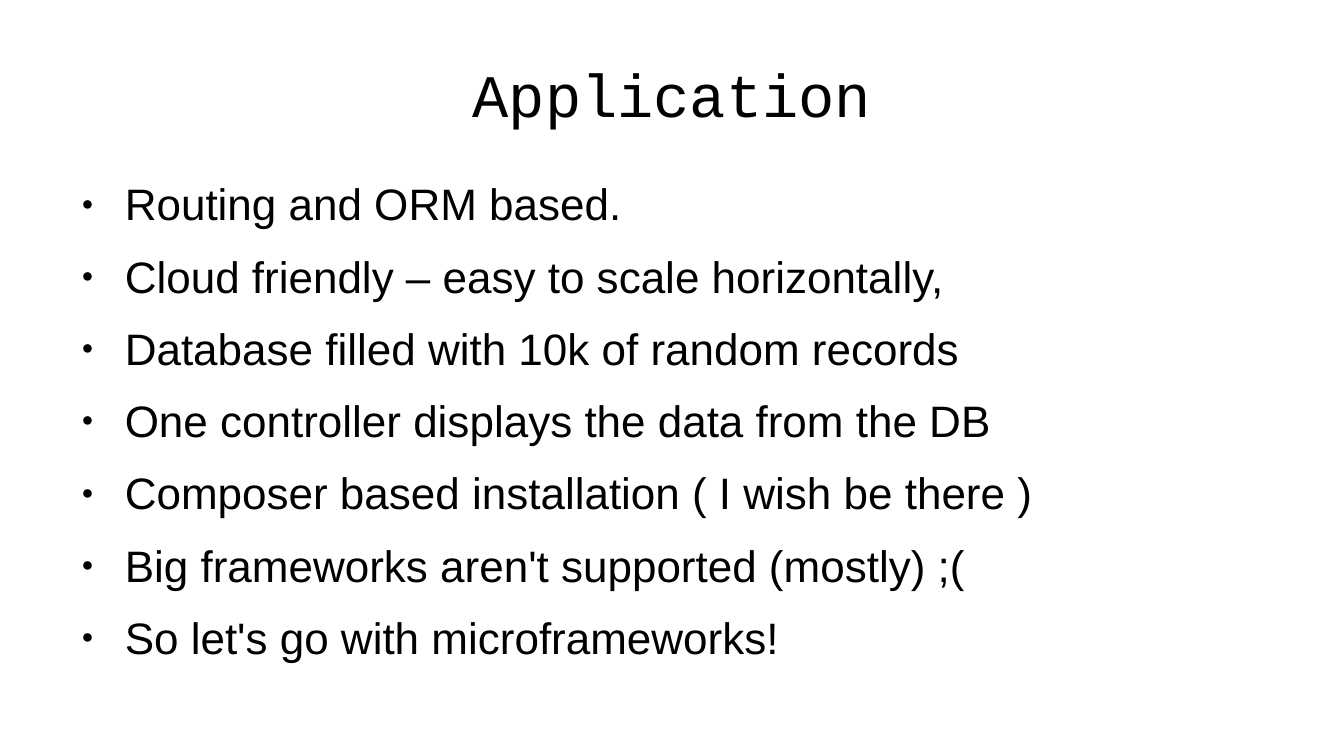
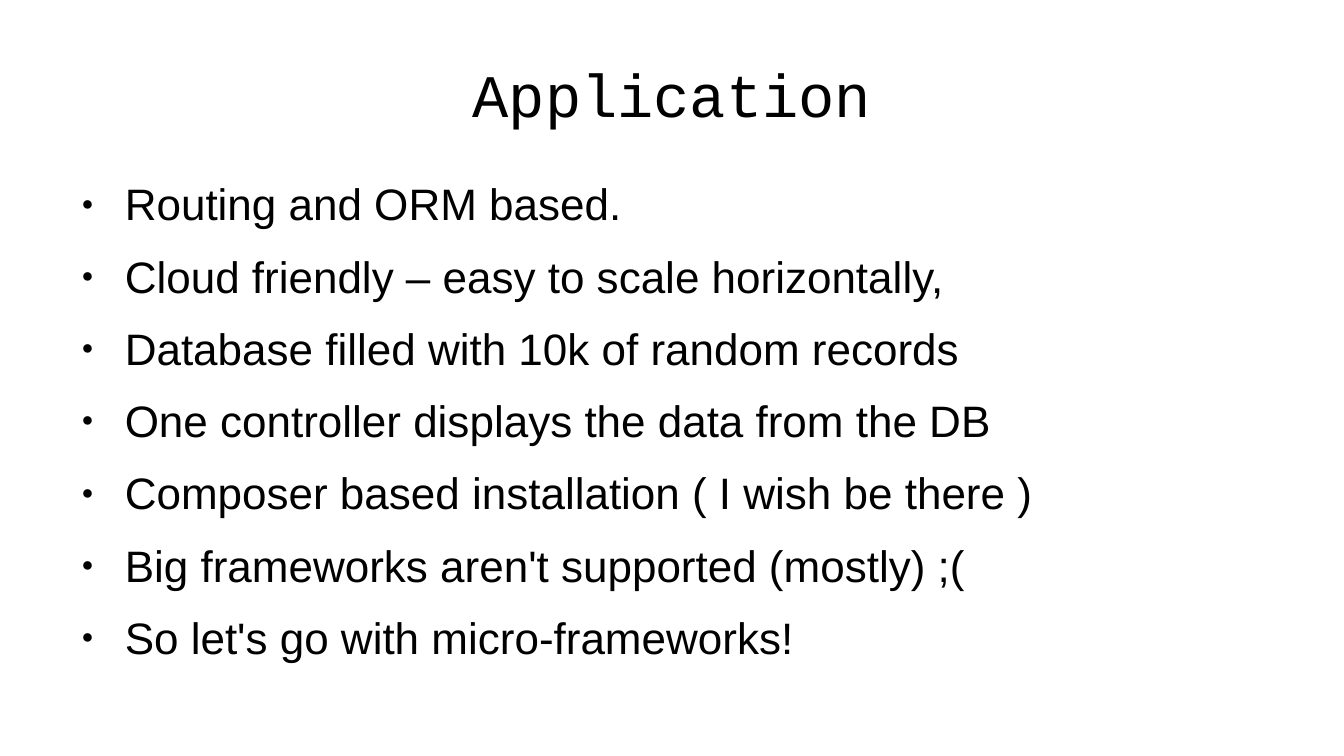
Before and after one commit to emgiezet/meetphp-8, a slide deck: slide 13 of presentation/presentation.odp. Drawn at 1344x756 pixels with LibreOffice and Linux fonts; fonts in the diff are those of the drawing; background and template pictures are left out. Boxes give left, top, right and bottom in pixels: in the first picture for what was removed or moved away, otherwise in the second. Text is boxed around its words. In the diff, an @@ line names an element or a change of style, - is before the commit and + after.

```diff
--- a/presentation/presentation.odp
+++ b/presentation/presentation.odp
@@ text at box(125, 622, 793, 662): text changed @@
-● So let's go with microframeworks!
+● So let's go with micro-frameworks!
```
Also in this commit, not shown: 7 other slides changed, 1 slide added, 1 slide removed.
